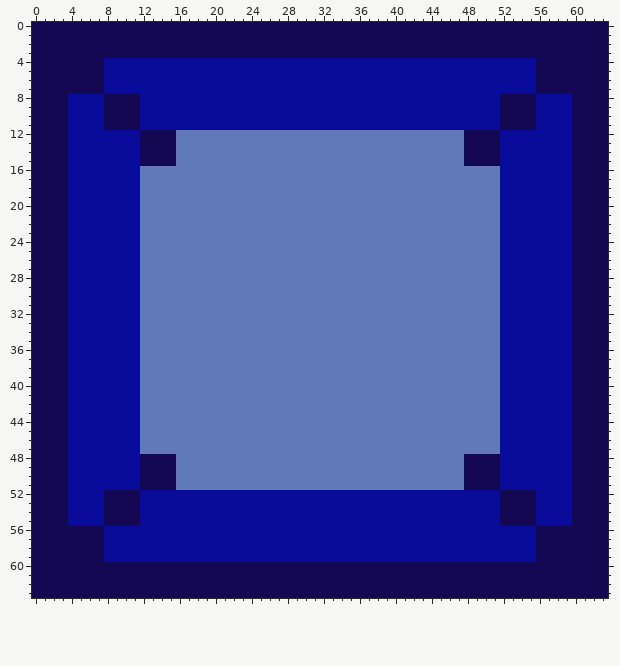
A pixel-art sprite gets an edit: logicGateGame/img/tiles.png. The picture above was drawn from the file before the commit.
The file is 64x64 pixels. Colours within 5 levels of each other are drawn and written as one.
The same view after the edit:
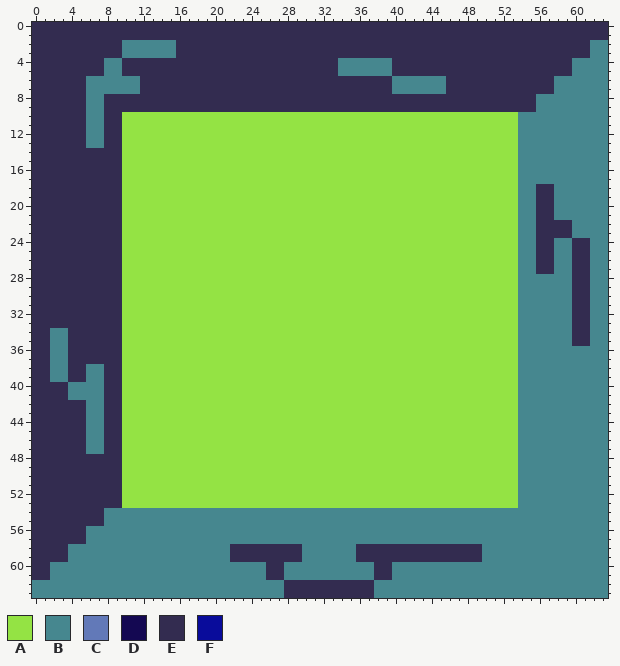
Palette (. is transparent): A #94e344  B #46878f  C #6279b8  D #140852  E #332c50  F #090c9b
What changed:
Changed rows in their new state; - is an unchanged pixel.
first column x 0:
 0 EEEEEEEEEEEEEEEEEEEEEEEEEEEEEEEEEEEEEEEEEEEEEEEEEEEEEEEEEEEEEEEE
 1 EEEEEEEEEEEEEEEEEEEEEEEEEEEEEEEEEEEEEEEEEEEEEEEEEEEEEEEEEEEEEEEE
 2 EEEEEEEEEEBBBBBBEEEEEEEEEEEEEEEEEEEEEEEEEEEEEEEEEEEEEEEEEEEEEEBB
 3 EEEEEEEEEEBBBBBBEEEEEEEEEEEEEEEEEEEEEEEEEEEEEEEEEEEEEEEEEEEEEEBB
 4 EEEEEEEEBBEEEEEEEEEEEEEEEEEEEEEEEEBBBBBBEEEEEEEEEEEEEEEEEEEEBBBB
 5 EEEEEEEEBBEEEEEEEEEEEEEEEEEEEEEEEEBBBBBBEEEEEEEEEEEEEEEEEEEEBBBB
 6 EEEEEEBBBBBBEEEEEEEEEEEEEEEEEEEEEEEEEEEEBBBBBBEEEEEEEEEEEEBBBBBB
 7 EEEEEEBBBBBBEEEEEEEEEEEEEEEEEEEEEEEEEEEEBBBBBBEEEEEEEEEEEEBBBBBB
 8 EEEEEEBBEEEEEEEEEEEEEEEEEEEEEEEEEEEEEEEEEEEEEEEEEEEEEEEEBBBBBBBB
 9 EEEEEEBBEEEEEEEEEEEEEEEEEEEEEEEEEEEEEEEEEEEEEEEEEEEEEEEEBBBBBBBB
10 EEEEEEBBEEAAAAAAAAAAAAAAAAAAAAAAAAAAAAAAAAAAAAAAAAAAAABBBBBBBBBB
11 EEEEEEBBEEAAAAAAAAAAAAAAAAAAAAAAAAAAAAAAAAAAAAAAAAAAAABBBBBBBBBB
12 EEEEEEBBEEAAAAAAAAAAAAAAAAAAAAAAAAAAAAAAAAAAAAAAAAAAAABBBBBBBBBB
13 EEEEEEBBEEAAAAAAAAAAAAAAAAAAAAAAAAAAAAAAAAAAAAAAAAAAAABBBBBBBBBB
14 EEEEEEEEEEAAAAAAAAAAAAAAAAAAAAAAAAAAAAAAAAAAAAAAAAAAAABBBBBBBBBB
15 EEEEEEEEEEAAAAAAAAAAAAAAAAAAAAAAAAAAAAAAAAAAAAAAAAAAAABBBBBBBBBB
16 EEEEEEEEEEAAAAAAAAAAAAAAAAAAAAAAAAAAAAAAAAAAAAAAAAAAAABBBBBBBBBB
17 EEEEEEEEEEAAAAAAAAAAAAAAAAAAAAAAAAAAAAAAAAAAAAAAAAAAAABBBBBBBBBB
18 EEEEEEEEEEAAAAAAAAAAAAAAAAAAAAAAAAAAAAAAAAAAAAAAAAAAAABBEEBBBBBB
19 EEEEEEEEEEAAAAAAAAAAAAAAAAAAAAAAAAAAAAAAAAAAAAAAAAAAAABBEEBBBBBB
20 EEEEEEEEEEAAAAAAAAAAAAAAAAAAAAAAAAAAAAAAAAAAAAAAAAAAAABBEEBBBBBB
21 EEEEEEEEEEAAAAAAAAAAAAAAAAAAAAAAAAAAAAAAAAAAAAAAAAAAAABBEEBBBBBB
22 EEEEEEEEEEAAAAAAAAAAAAAAAAAAAAAAAAAAAAAAAAAAAAAAAAAAAABBEEEEBBBB
23 EEEEEEEEEEAAAAAAAAAAAAAAAAAAAAAAAAAAAAAAAAAAAAAAAAAAAABBEEEEBBBB
24 EEEEEEEEEEAAAAAAAAAAAAAAAAAAAAAAAAAAAAAAAAAAAAAAAAAAAABBEEBBEEBB
25 EEEEEEEEEEAAAAAAAAAAAAAAAAAAAAAAAAAAAAAAAAAAAAAAAAAAAABBEEBBEEBB
26 EEEEEEEEEEAAAAAAAAAAAAAAAAAAAAAAAAAAAAAAAAAAAAAAAAAAAABBEEBBEEBB
27 EEEEEEEEEEAAAAAAAAAAAAAAAAAAAAAAAAAAAAAAAAAAAAAAAAAAAABBEEBBEEBB
28 EEEEEEEEEEAAAAAAAAAAAAAAAAAAAAAAAAAAAAAAAAAAAAAAAAAAAABBBBBBEEBB
29 EEEEEEEEEEAAAAAAAAAAAAAAAAAAAAAAAAAAAAAAAAAAAAAAAAAAAABBBBBBEEBB
30 EEEEEEEEEEAAAAAAAAAAAAAAAAAAAAAAAAAAAAAAAAAAAAAAAAAAAABBBBBBEEBB
31 EEEEEEEEEEAAAAAAAAAAAAAAAAAAAAAAAAAAAAAAAAAAAAAAAAAAAABBBBBBEEBB
32 EEEEEEEEEEAAAAAAAAAAAAAAAAAAAAAAAAAAAAAAAAAAAAAAAAAAAABBBBBBEEBB
33 EEEEEEEEEEAAAAAAAAAAAAAAAAAAAAAAAAAAAAAAAAAAAAAAAAAAAABBBBBBEEBB
34 EEBBEEEEEEAAAAAAAAAAAAAAAAAAAAAAAAAAAAAAAAAAAAAAAAAAAABBBBBBEEBB
35 EEBBEEEEEEAAAAAAAAAAAAAAAAAAAAAAAAAAAAAAAAAAAAAAAAAAAABBBBBBEEBB
36 EEBBEEEEEEAAAAAAAAAAAAAAAAAAAAAAAAAAAAAAAAAAAAAAAAAAAABBBBBBBBBB
37 EEBBEEEEEEAAAAAAAAAAAAAAAAAAAAAAAAAAAAAAAAAAAAAAAAAAAABBBBBBBBBB
38 EEBBEEBBEEAAAAAAAAAAAAAAAAAAAAAAAAAAAAAAAAAAAAAAAAAAAABBBBBBBBBB
39 EEBBEEBBEEAAAAAAAAAAAAAAAAAAAAAAAAAAAAAAAAAAAAAAAAAAAABBBBBBBBBB
40 EEEEBBBBEEAAAAAAAAAAAAAAAAAAAAAAAAAAAAAAAAAAAAAAAAAAAABBBBBBBBBB
41 EEEEBBBBEEAAAAAAAAAAAAAAAAAAAAAAAAAAAAAAAAAAAAAAAAAAAABBBBBBBBBB
42 EEEEEEBBEEAAAAAAAAAAAAAAAAAAAAAAAAAAAAAAAAAAAAAAAAAAAABBBBBBBBBB
43 EEEEEEBBEEAAAAAAAAAAAAAAAAAAAAAAAAAAAAAAAAAAAAAAAAAAAABBBBBBBBBB
44 EEEEEEBBEEAAAAAAAAAAAAAAAAAAAAAAAAAAAAAAAAAAAAAAAAAAAABBBBBBBBBB
45 EEEEEEBBEEAAAAAAAAAAAAAAAAAAAAAAAAAAAAAAAAAAAAAAAAAAAABBBBBBBBBB
46 EEEEEEBBEEAAAAAAAAAAAAAAAAAAAAAAAAAAAAAAAAAAAAAAAAAAAABBBBBBBBBB
47 EEEEEEBBEEAAAAAAAAAAAAAAAAAAAAAAAAAAAAAAAAAAAAAAAAAAAABBBBBBBBBB
48 EEEEEEEEEEAAAAAAAAAAAAAAAAAAAAAAAAAAAAAAAAAAAAAAAAAAAABBBBBBBBBB
49 EEEEEEEEEEAAAAAAAAAAAAAAAAAAAAAAAAAAAAAAAAAAAAAAAAAAAABBBBBBBBBB
50 EEEEEEEEEEAAAAAAAAAAAAAAAAAAAAAAAAAAAAAAAAAAAAAAAAAAAABBBBBBBBBB
51 EEEEEEEEEEAAAAAAAAAAAAAAAAAAAAAAAAAAAAAAAAAAAAAAAAAAAABBBBBBBBBB
52 EEEEEEEEEEAAAAAAAAAAAAAAAAAAAAAAAAAAAAAAAAAAAAAAAAAAAABBBBBBBBBB
53 EEEEEEEEEEAAAAAAAAAAAAAAAAAAAAAAAAAAAAAAAAAAAAAAAAAAAABBBBBBBBBB
54 EEEEEEEEBBBBBBBBBBBBBBBBBBBBBBBBBBBBBBBBBBBBBBBBBBBBBBBBBBBBBBBB
55 EEEEEEEEBBBBBBBBBBBBBBBBBBBBBBBBBBBBBBBBBBBBBBBBBBBBBBBBBBBBBBBB
56 EEEEEEBBBBBBBBBBBBBBBBBBBBBBBBBBBBBBBBBBBBBBBBBBBBBBBBBBBBBBBBBB
57 EEEEEEBBBBBBBBBBBBBBBBBBBBBBBBBBBBBBBBBBBBBBBBBBBBBBBBBBBBBBBBBB
58 EEEEBBBBBBBBBBBBBBBBBBEEEEEEEEBBBBBBEEEEEEEEEEEEEEBBBBBBBBBBBBBB
59 EEEEBBBBBBBBBBBBBBBBBBEEEEEEEEBBBBBBEEEEEEEEEEEEEEBBBBBBBBBBBBBB
60 EEBBBBBBBBBBBBBBBBBBBBBBBBEEBBBBBBBBBBEEBBBBBBBBBBBBBBBBBBBBBBBB
61 EEBBBBBBBBBBBBBBBBBBBBBBBBEEBBBBBBBBBBEEBBBBBBBBBBBBBBBBBBBBBBBB
62 BBBBBBBBBBBBBBBBBBBBBBBBBBBBEEEEEEEEEEBBBBBBBBBBBBBBBBBBBBBBBBBB
63 BBBBBBBBBBBBBBBBBBBBBBBBBBBBEEEEEEEEEEBBBBBBBBBBBBBBBBBBBBBBBBBB
Changed places in both pictures, as pixel boxes (x1, y1, x2, y2):
changed: (32, 22, 608, 598)
